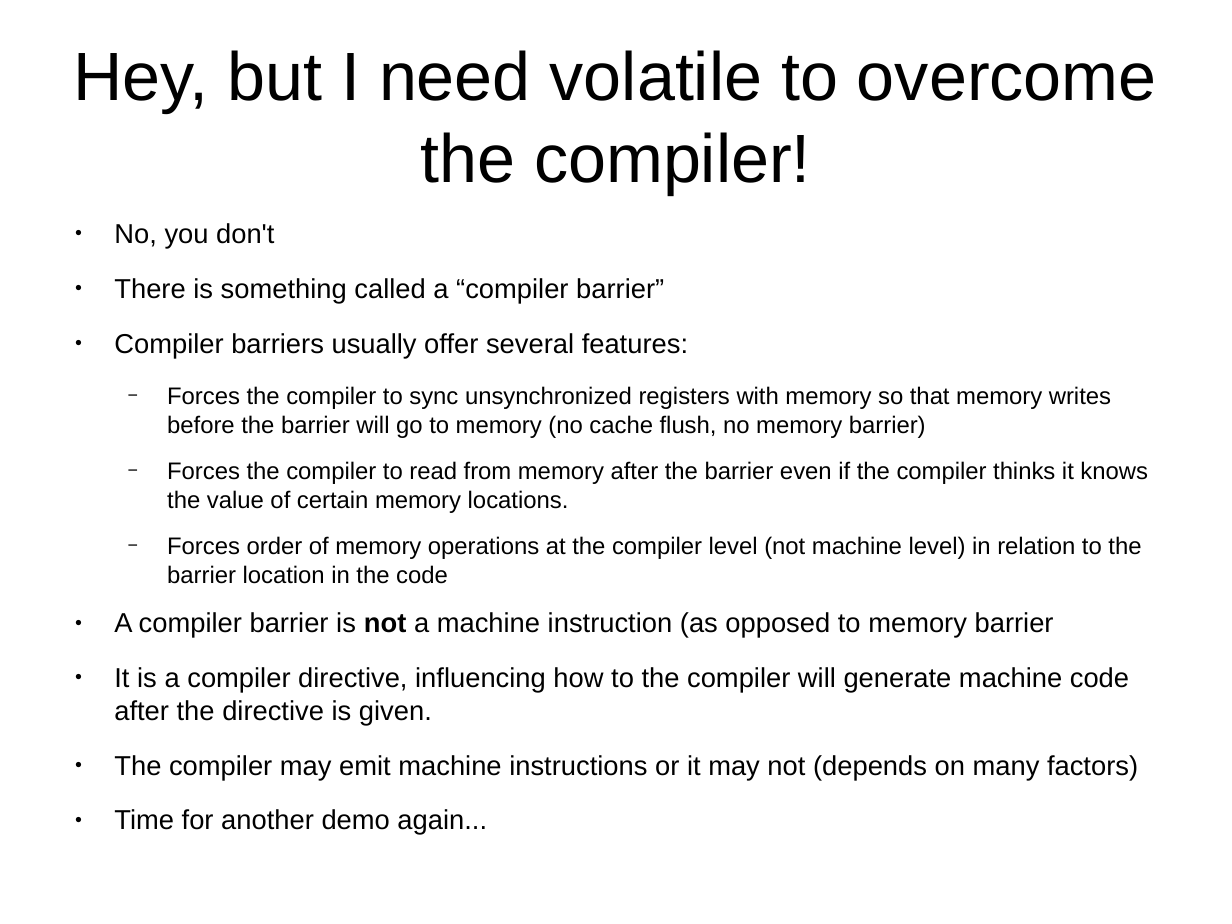
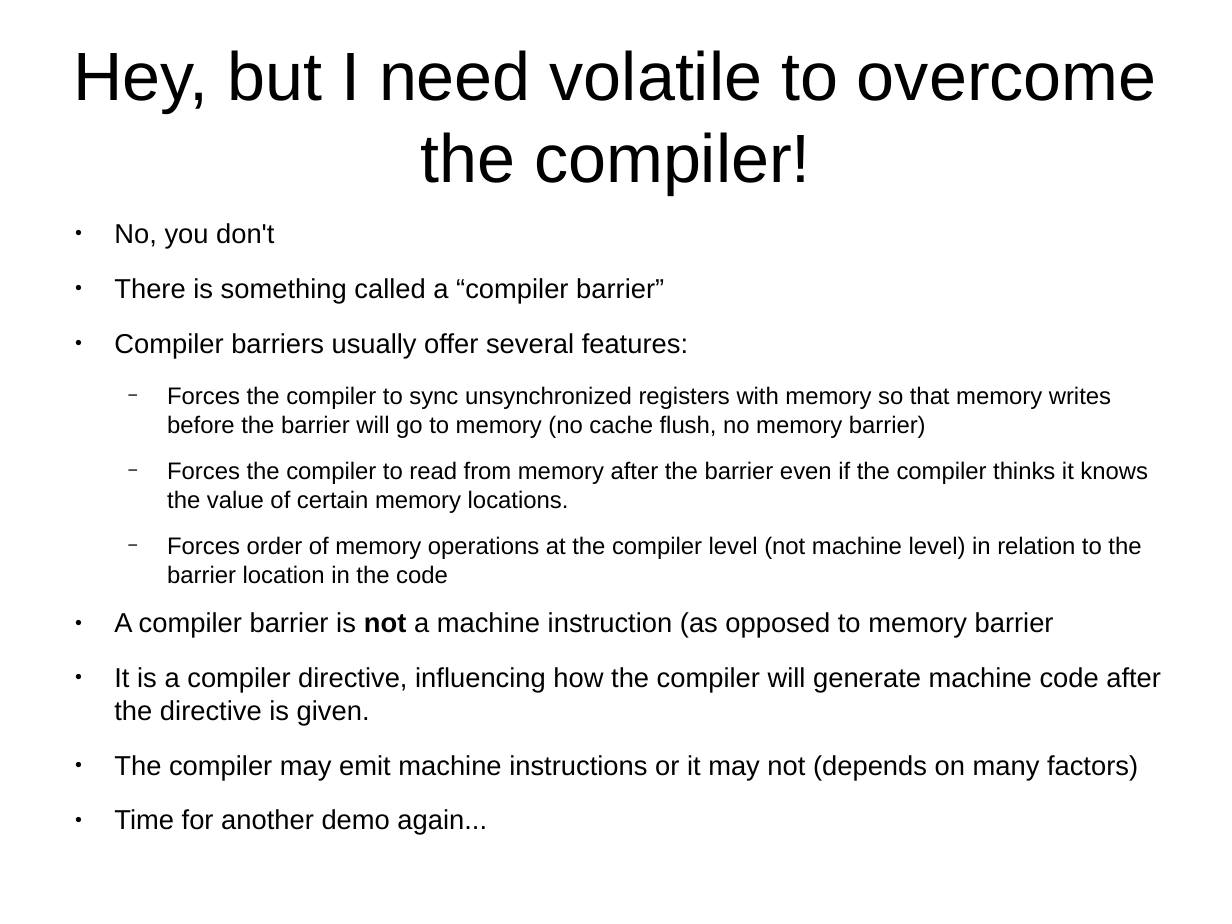
Before and after one commit to veltzer/demos-linux, a slide deck: slide 10 of doc/odp/volatile.odp. Drawn at 1232x924 pixels with LibreOffice and Linux fonts; fonts in the diff are those of the drawing. Boxes give left, top, right and bottom in pixels: in the first picture for what was removed or moved away, otherwise in the second. Text is boxed around its words. In the diff, an @@ line names an element or a change of style, - is before the commit and + after.

```diff
--- a/doc/odp/volatile.odp
+++ b/doc/odp/volatile.odp
@@ text at box(114, 667, 1161, 725): text changed @@
-● It is a compiler directive, influencing how to the compiler will generate machine code after the directive is given.
+● It is a compiler directive, influencing how the compiler will generate machine code after the directive is given.
```
Also in this commit, not shown: 1 other slide changed, 1 other file.
